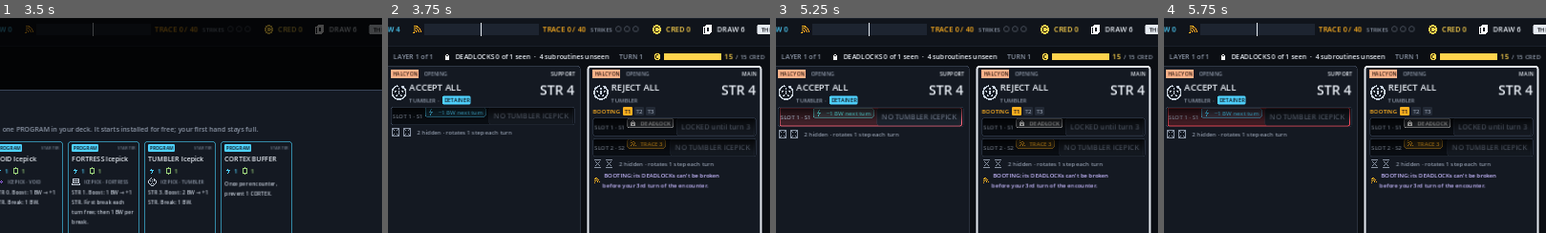
Above: before the commit, frames 1-4 (left to right).
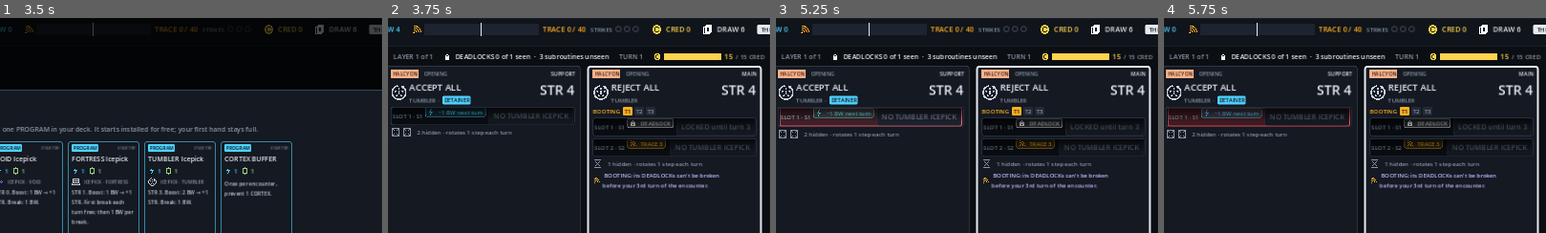
Above: after the commit, the same moments.

Repository: Punkwork/REDLINE
Game: Godot game, scene res://scenes/Main.tscn
Two runs of this game, one before a commit and one after it. Both use one fixed random seed, a clock stepped at 60 frames per second and the inputs below.
Inputs (mouse positions are % of the whole screen's width and height, from its top left):
- Up to frame 1 (3.5 s): click "VOICE ON" at 0.5 s; click (19, 49) at 1.27 s; click "END RUN" at 2 s; click "COOKIE BANNER · 1 layer" at 2.75 s
- Up to frame 2 (3.75 s): click "Skip" at 3.5 s
- Up to frame 3 (5.25 s): click "END TURN" at 4.25 s; tap Enter at 5 s; move the mouse to (72, 45) at 5.02 s; hold Right from 5.03 s (still down); tap B at 5.1 s; click (72, 45) at 5.17 s
- Up to frame 4 (5.75 s): keep holding Right
The pictures show only the part of the screen within x 25-75%, y 0-50%; the shares and areas given below are measured in that part.

Frame 1 is identical in both runs. In frame 2, 0.3% of the frame differs, in the area x 39-86%, y 16-70%; in frame 3, 0.3%; in frame 4, 0.3%.

Commit message:
REJECT-001: Use one DEADLOCK on REJECT ALL

Diff:
--- a/godot/scripts/core/ice.gd
+++ b/godot/scripts/core/ice.gd
@@ -11,7 +11,7 @@
 		"subs": [[{"k": "BW_DRAIN", "v": 1}], [{"k": "INSERT", "card": "SPAM", "to": "draw", "v": 1}], [{"k": "PULP", "v": 3}]]},
 	"REJECT_ALL": {"name": "REJECT ALL", "type": "TUMBLER", "str": 4, "tier": "OPENING", "slots": 2, "ability": "BOOTING",
 		"ability_text": "BOOTING: its DEADLOCKs can't be broken before your 3rd turn of the encounter.",
-		"subs": [[{"k": "DEADLOCK"}], [{"k": "TRACE", "v": 3}], [{"k": "DEADLOCK"}], [{"k": "PULP", "v": 4}]]},
+		"subs": [[{"k": "DEADLOCK"}], [{"k": "TRACE", "v": 3}], [{"k": "PULP", "v": 4}]]},
 	# PULP-001: FORTRESSES carry the PULP. Values vary by ICE (S1 PULP 2, S1 PULP 5, escalating 1-2-3).
 	"COOKIE_WALL": {"name": "COOKIE WALL", "type": "FORTRESS", "subtype": "TOLLHOUSE", "str": 5, "tier": "T1",
 		"passive": "TOLL", "ability_text": "TOLL: breaking here costs +1 BW, except the DEADLOCK.",
--- a/godot/tests/test_game.gd
+++ b/godot/tests/test_game.gd
@@ -75,33 +75,21 @@
 	check(g.hand.size() == Game.BASE_DRAW, "draw %d" % Game.BASE_DRAW)
 	check(g.bw == 4, "4 BW")
 	check(g.ram_used() == 1, "rig uses 1 RAM")
-	# ROT-001 + DET-001: ACCEPT ALL (DETAINER TUMBLER, 1 slot of 3: −1 BW, SPAM, PULP 3);
-	# REJECT ALL (TUMBLER, 2 slots of 4: DL, TRACE 3, DL, PULP 3).
+	# REJECT-001: one DEADLOCK, 2 rotating slots in a 3-subroutine pool.
+	check(IceDB.def("REJECT_ALL").subs.size() == 3, "REJECT-001: three pool entries")
 	check(g.active_subs(0) == [0] and g.active_subs(1) == [0, 1], "turn 1 slots")
-	check(g.response_preview()[0].effects[0].k == "BW_DRAIN", "DETAINER S1 is −1 BW")
-	check(g.break_info(1, 0).reason.begins_with("LOCKED"), "BOOTING locks DEADLOCK on turn 1")
-	check(g.break_info(1, 2).reason == "HIDDEN", "hidden subroutine can't be broken")
-	check(g.break_info(1, 1).cost == 3, "REJECT ALL STR 4: 1 boost (2 BW) + break 1 BW")
-	check(g.break_sub(1, 1), "break TRACE 3")
-	check(g.bw == 1 and g.pick_str(g.installed[0]) == 4, "1 BW left, Icepick stays boosted")
-	var dv := g.deadlock_view()
-	check(dv.seen == 1 and dv.unseen == 4, "DEADLOCK view: 1 seen, 4 unseen (got %s)" % str(dv))
-	g.end_turn()
-	check(g.trace == 0, "broken TRACE didn't fire")
-	check(g.enc.turn == 2 and g.bw == 3 and g.enc.bw_drained == 1, "DETAINER: −1 BW on turn 2 (bw %d)" % g.bw)
-	check(g.active_subs(0) == [1] and g.active_subs(1) == [1, 2], "conveyor: one step on turn 2")
-	check(g.response_preview()[1].skipped, "broken TRACE 3 stays broken in its new slot")
-	check(g.break_info(1, 2).reason.begins_with("LOCKED"), "still BOOTING on turn 2")
-	g.end_turn()
-	check(g.bw == 4 and uid_of(g, g.draw_pile + g.hand + g.discard, "SPAM") > 0, "BW back to 4; SPAM inserted")
-	check(g.enc.turn == 3 and g.active_subs(0) == [2] and g.active_subs(1) == [2, 3], "turn 3 slots")
-	check(g.break_sub(1, 2), "DEADLOCK breakable on turn 3")
-	check(not g.enc.breached, "a seen but unbroken DEADLOCK remains")
-	g.end_turn()
-	check(g.vitae == 23, "PULP 3 + PULP 4 (got %d)" % g.vitae)
-	check(g.active_subs(0) == [0] and g.active_subs(1) == [3, 0], "conveyor wraps; −1 BW and first DEADLOCK return")
-	g.break_sub(1, 0)
-	check(g.enc.breached, "BREACH after every DEADLOCK is broken")
+	check(g.break_info(1, 0).reason.begins_with("LOCKED"), "BOOTING locks turn 1")
+	check(g.break_info(1, 2).reason == "HIDDEN", "PULP starts hidden")
+	check(g.break_sub(1, 1), "TRACE can be broken on turn 1")
+	check(g.bw == 1 and g.pick_str(g.installed[0]) == 4, "boost and break cost unchanged")
+	check(g.deadlock_view().unseen == 3, "three hidden subroutines across the opening formation")
+	g.end_turn()
+	check(g.enc.turn == 2 and g.bw == 3, "DETAINER drains turn 2")
+	check(g.active_subs(1) == [1, 2] and not g.enc.breached, "turn 2 rotates DEADLOCK out; no early BREACH")
+	check(g.response_preview()[1].skipped, "broken TRACE stays broken")
+	g.end_turn()
+	check(g.enc.turn == 3 and g.active_subs(1) == [2, 0], "turn 3 reveals the same single DEADLOCK")
+	check(g.break_sub(1, 0) and g.enc.breached, "single DEADLOCK permits BREACH on turn 3")
 	var t := g.trace
 	g.end_turn()
 	check(g.trace == t, "response skipped after BREACH")
@@ -784,7 +772,9 @@
 	var shat := 0
 	var shat_runs := 0
 	var rows := {}
+	var stalled := {}
 	var vit := []
+	var opener_turns := []
 	for seed in range(100, 130):
 		var g := Game.new(seed)
 		g.new_run(who)
@@ -804,7 +794,10 @@
 						g.choose_ice(main_ice(g))
 					else:
 						g.choose(g.pending.get("options", [g.hand[0].uid if not g.hand.is_empty() else -1])[0])
-				"PLAYER": bot_turn(g)
+				"PLAYER":
+					bot_turn(g)
+					if g.node.get("opening", false) and g.enc.get("breached", false):
+						opener_turns.append(g.enc.turn)
 		purges += g.purges_run
 		for k in ps:
 			ps[k] += g.pulp_stats[k]
@@ -816,8 +809,14 @@
 		if g.phase == "SLICE_DONE":
 			done += 1
 			vit.append(g.vitae)
+		elif g.phase == "DEAD":
+			rows[g.node.get("name", "?")] = rows.get(g.node.get("name", "?"), 0) + 1
 		else:
-			rows[g.node.get("name", "?")] = rows.get(g.node.get("name", "?"), 0) + 1
+			stalled[g.node.get("name", "?")] = stalled.get(g.node.get("name", "?"), 0) + 1
+	if not opener_turns.is_empty():
+		print("  opening %s: earliest BREACH %s" % [who, opener_turns.min()])
+	if not stalled.is_empty():
+		print("  stalled %s (3000-step guard, not deaths): %s" % [who, str(stalled)])
 	var avg := 0.0
 	for x in vit:
 		avg += x
@@ -826,7 +825,7 @@
 	print("  sim %s: %d/30 cleared; deaths by node %s; survivors' avg end VITAE %.1f; purges %d in %d runs; SHATTER played %d times in %d runs" % [who, done, str(rows), avg / max(1, vit.size()), purges, purge_runs, shat, shat_runs])
 
 func needed_types(g: Game) -> Array:
-	var t := []
+	var t := ["TUMBLER"] if g.rustler == "ECHO" else []
 	for L in g.node.layers:
 		for id in L.ice:
 			t.append(IceDB.def(id).type)
@@ -941,6 +940,12 @@
 			var useful: bool = g.ice_str(m) > 0 or (d.has("infect") and g.virus_total(m) < 2)
 			if c.id == "PANDEMIC" or c.id == "OUTBREAK":
 				useful = g.virus_total(m) >= 2 and g.ice_str(m) > 0
+			if c.id == "BORROWED_CREDENTIALS":
+				useful = false
+				for p in g.installed:
+					if p.inst.id == "HUSH" and IceDB.def(g.enc.ice[m].id).type in ["FORTRESS", "VOID"]:
+						var need := maxi(0, g.ice_str(m) - g.pick_str(p))
+						useful = g.bw >= 2 + need * 2 and not g.enc.get("borrowed_ice", []).any(func(x): return is_same(x, g.enc.ice[m]))
 			if useful and g.play_card(c.uid, m):
 				progress = true
 				break
Not shown, changed: docs/HANDOFF.md
Not shown, changed: docs/REDLINE_DEVELOPMENT_LOG.md
